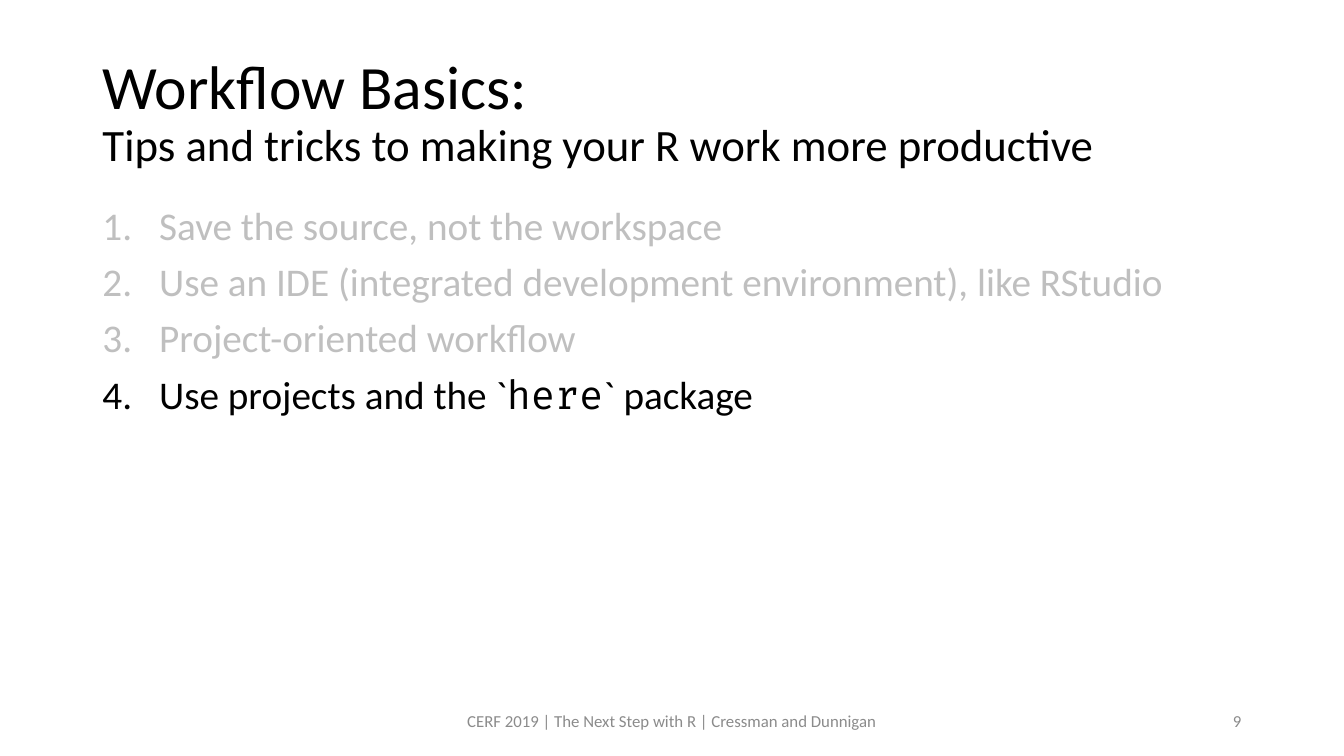
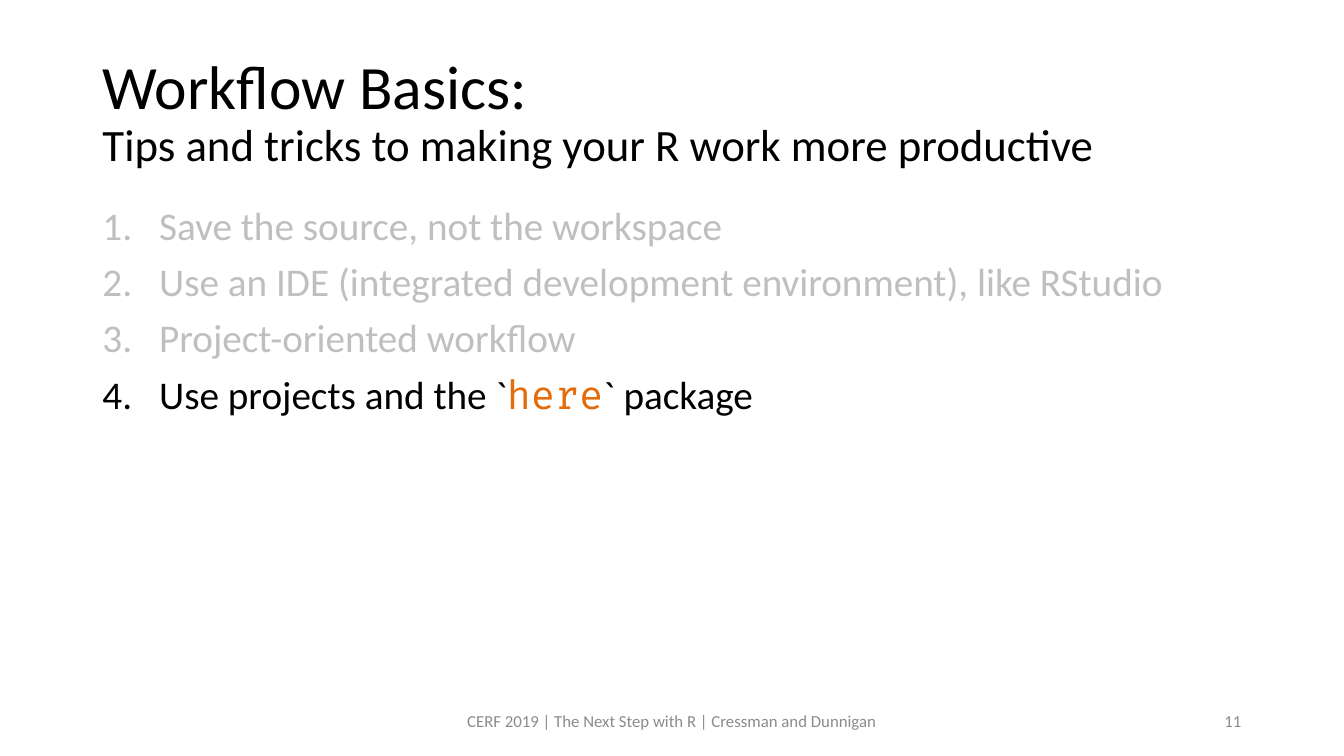
Before and after one commit to swmpkim/2019_CERF, a slide deck: slide 11 of slides/00_Introduction.pptx (slide 9 before the commit). Drawn at 1344x756 pixels with LibreOffice and Linux fonts; fonts in the diff are those of the drawing. Boxes give left, top, right and bottom in pixels: in the first picture for what was removed or moved away, otherwise in the second. Text is boxed around its words. In the diff, an @@ line names an element or a change of style, - is before the commit and + after.

```diff
--- a/slides/00_Introduction.pptx
+++ b/slides/00_Introduction.pptx
@@ text at (x1=159, y1=379, x2=753, y2=416): text colour #000000 to #E46C0A in "`here`" @@
@@ page number at (x1=1224, y1=716, x2=1241, y2=727): text changed @@
-9
+11
```
Also in this commit, not shown: 4 other slides changed, 2 slides added, 1 other file.
